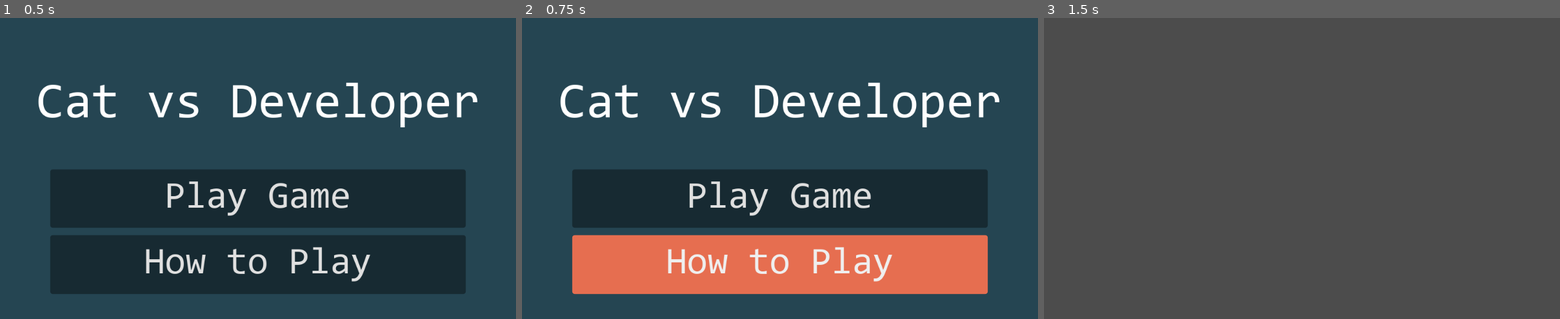
Above: before the commit, frames 1-3 (left to right).
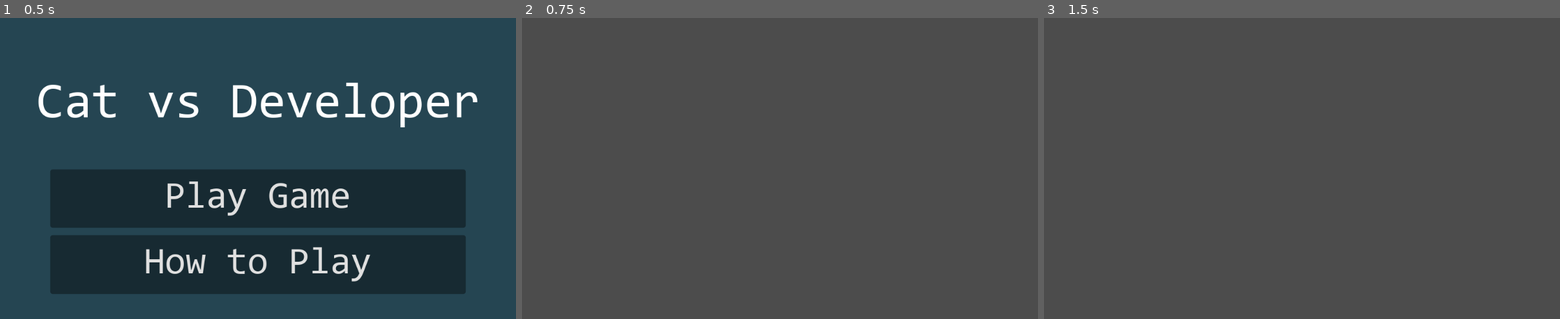
Above: after the commit, the same moments.

Repository: khathepham/CSGameJam-2023
Game: Godot game, scene res://MainMenu.tscn
Two runs of this game, one before a commit and one after it. Both use one fixed random seed, a clock stepped at 60 frames per second and the inputs below. The project has no main scene, so this scene is started directly.
Inputs (mouse positions are in pixels of both pictures, inside the frame that each line leads up to):
- Up to frame 1 (0.5 s): no input
- Up to frame 2 (0.75 s): click "How to Play" at 0.5 s
- Up to frame 3 (1.5 s): click (1302, 198) at 1.25 s, where only the run before the commit has a clickable "Play Game"

Frame 1 is identical in both runs. In frame 2, 100% of the frame differs, in the area x 0-100%, y 0-100%; in frame 3, nothing differs.

Commit message:
added music + placeholders for scenes

Diff:
--- /dev/null
+++ b/Glitch Cat vs Developer/Instructions.tscn
@@ -0,0 +1,17 @@
+[gd_scene format=2]
+
+[node name="Instructions" type="Node2D"]
+
+[node name="MarginContainer" type="MarginContainer" parent="."]
+margin_right = 1024.0
+margin_bottom = 600.0
+custom_constants/margin_right = 50
+custom_constants/margin_top = 50
+custom_constants/margin_left = 50
+custom_constants/margin_bottom = 50
+
+[node name="VBoxContainer" type="VBoxContainer" parent="MarginContainer"]
+margin_left = 50.0
+margin_top = 50.0
+margin_right = 974.0
+margin_bottom = 550.0
--- a/Glitch Cat vs Developer/MainMenu.gd
+++ b/Glitch Cat vs Developer/MainMenu.gd
@@ -1,7 +1,11 @@
 extends Node2D
 
 export var mainGameScene : PackedScene
-"script"
 
-func _on_Play_button_button_up():
-	get_tree().change_scene(mainGameScene.resource_path)
+
+func _on_Play_button_pressed():
+	get_tree().change_scene("res://final cut-scene.tscn")
+
+
+func _on_How_to_play_button_pressed():
+	get_tree().change_scene("res://Instructions.tscn")
--- a/Glitch Cat vs Developer/MainMenu.tscn
+++ b/Glitch Cat vs Developer/MainMenu.tscn
@@ -1,8 +1,7 @@
-[gd_scene load_steps=9 format=2]
+[gd_scene load_steps=8 format=2]
 
 [ext_resource path="res://Consolas.ttf" type="DynamicFontData" id=1]
 [ext_resource path="res://MainMenu.gd" type="Script" id=2]
-[ext_resource path="res://final cut-scene.tscn" type="PackedScene" id=3]
 
 [sub_resource type="DynamicFont" id=1]
 size = 100
@@ -35,7 +34,6 @@
 
 [node name="MainMenu" type="Node2D"]
 script = ExtResource( 2 )
-mainGameScene = ExtResource( 3 )
 
 [node name="ColorRect" type="ColorRect" parent="."]
 margin_right = 1024.0
@@ -117,4 +115,5 @@
 custom_styles/normal = SubResource( 4 )
 text = "How to Play"
 
-[connection signal="button_up" from="MarginContainer/VBoxContainer/VBoxContainer/MarginContainer/Play button" to="." method="_on_Play_button_button_up"]
+[connection signal="pressed" from="MarginContainer/VBoxContainer/VBoxContainer/MarginContainer/Play button" to="." method="_on_Play_button_pressed"]
+[connection signal="pressed" from="MarginContainer/VBoxContainer/VBoxContainer/MarginContainer2/How to play button" to="." method="_on_How_to_play_button_pressed"]
--- /dev/null
+++ b/Glitch Cat vs Developer/bg_music.tscn
@@ -0,0 +1,7 @@
+[gd_scene load_steps=2 format=2]
+
+[ext_resource path="res://Glitch_Cat.mp3" type="AudioStream" id=1]
+
+[node name="AudioStreamPlayer" type="AudioStreamPlayer"]
+stream = ExtResource( 1 )
+autoplay = true
--- a/Glitch Cat vs Developer/project.godot
+++ b/Glitch Cat vs Developer/project.godot
@@ -13,6 +13,10 @@
 config/name="Glitch Cat vs Developer"
 config/icon="res://icon.png"
 
+[autoload]
+
+BgMusic="*res://bg_music.tscn"
+
 [gui]
 
 common/drop_mouse_on_gui_input_disabled=true
Not shown, added: Glitch Cat vs Developer/Glitch_Cat.mp3.import
Not shown, added: Glitch Cat vs Developer/Glitch_Cat.mp3
